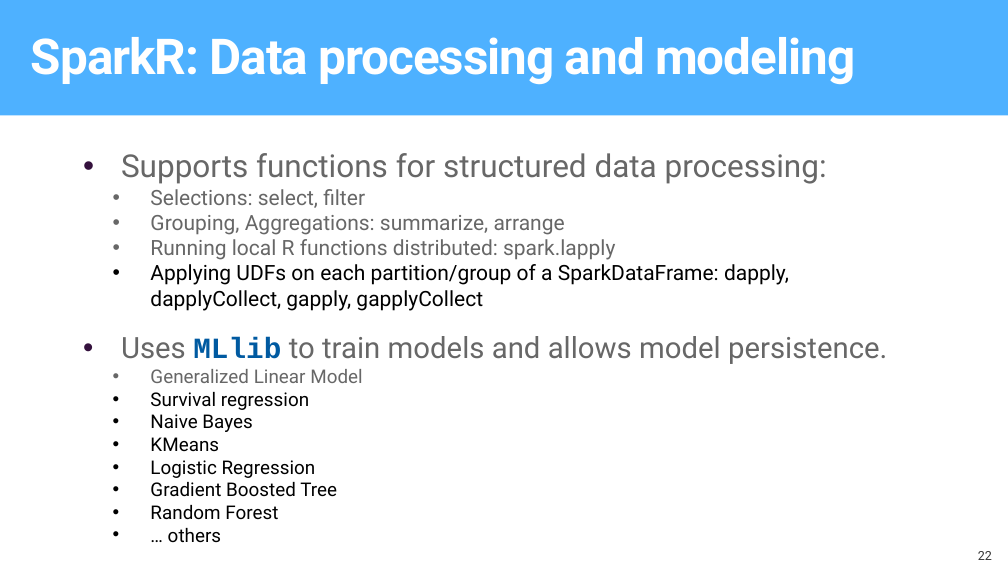
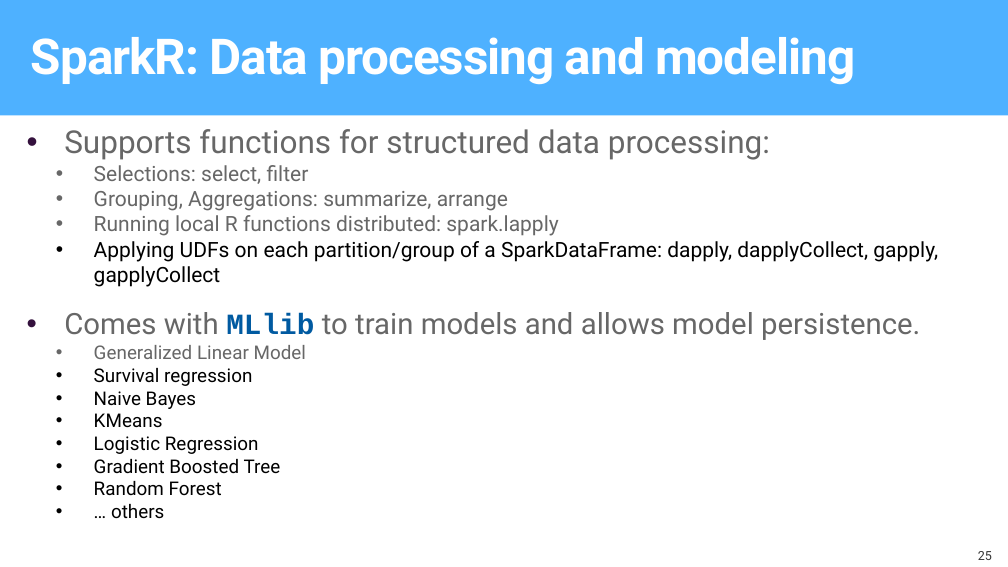
Before and after one commit to microsoft/AI-Immersion-Workshop, a slide deck: slide 25 of Applied Machine Learning for Developers/R server Tools for scaling R using Azure/docs/ToolsForScalingRUsingAzure.pptx (slide 22 before the commit). Drawn at 1008x567 pixels with LibreOffice and Linux fonts; fonts in the diff are those of the drawing; background and template pictures are left out. Boxes give left, top, right and bottom in pixels: in the first picture for what was removed or moved away, otherwise in the second. Text is boxed around its words. In the diff, an @@ line names an element or a change of style, - is before the commit and + after.

```diff
--- a/Applied Machine Learning for Developers/R server Tools for scaling R using Azure/docs/ToolsForScalingRUsingAzure.pptx
+++ b/Applied Machine Learning for Developers/R server Tools for scaling R using Azure/docs/ToolsForScalingRUsingAzure.pptx
@@ text "Supports functions for structured data ...": place and size @@
-text "Supports functions for structured data ..." at (121, 153, 887, 543)
+text "Supports functions for structured data ..." at (64, 129, 938, 519)
@@ text at (64, 312, 920, 340): text changed @@
-  • Uses MLlib to train models and allows model persistence.
+  • Comes with MLlib to train models and allows model persistence.
@@ page number at (978, 551, 992, 560): text changed @@
-22
+25
```
Also in this commit, not shown: 11 other slides changed, 3 slides added, 3 other files.
